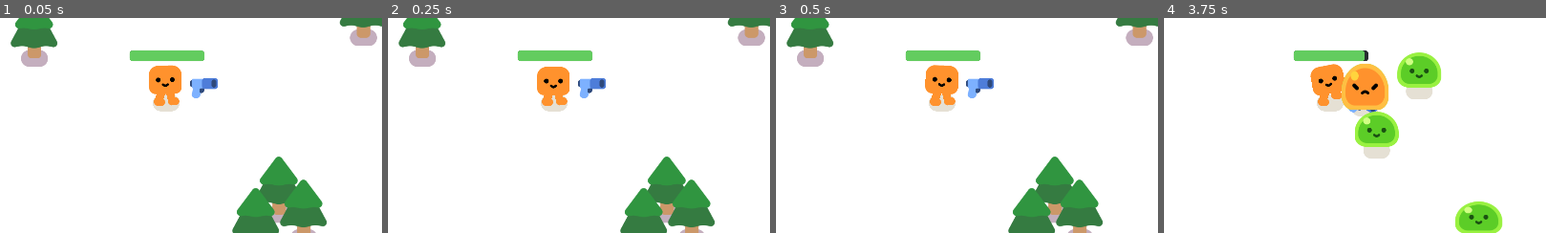
Above: before the commit, frames 1-4 (left to right).
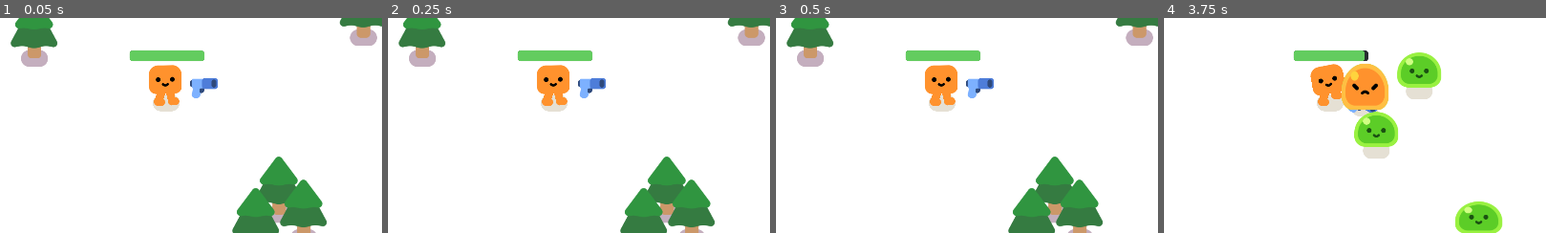
Above: after the commit, the same moments.

Repository: cottondell/shoot-em-up-game
Game: Godot game, scene res://game.tscn
Two runs of this game, one before a commit and one after it. Both use one fixed random seed, a clock stepped at 60 frames per second and the inputs below.
Inputs:
- Up to frame 1 (0.05 s): no input
- Up to frame 2 (0.25 s): no input
- Up to frame 3 (0.5 s): no input
- Up to frame 4 (3.75 s): tap Enter at 0.5 s; hold W (move_up) 0.53-2.03 s; hold A (move_left) 2.03-3.53 s; hold S (move_down) from 3.53 s (still down)
The pictures show only the part of the screen within x 28-78%, y 30-80%; the shares and areas given below are measured in that part.

The runs differ from the first frame. In frame 1, less than 0.1% of the frame differs, in the area x 39-48%, y 21-36%; in frame 2, 0.2%; in frame 3, 0.1%; in frame 4, 0.2%.

Commit message:
Added state to player animation control & gun flipping

Diff:
--- a/gun.gd
+++ b/gun.gd
@@ -1,11 +1,13 @@
 extends Area2D
 
-var target: Mob
-@onready var normal_gun_visuals_scale_y = %Pistol.scale.y
+@onready var facing_right_visual_scale_y = %Pistol.scale.y
+
+var target: Node2D
+var is_facing_right: bool = true
 
 func _physics_process(delta: float) -> void:
 	if aim_at_target():
-		fix_visuals_orientation()
+		fix_visual_orientation()
 
 func get_closest_enemy() -> Node2D:
 	var enemies_in_range: Array[Node2D] = get_overlapping_bodies()
@@ -50,11 +52,23 @@
 
 	return true
 
-func fix_visuals_orientation():
-	if abs(rotation) > PI / 2:
-		%Pistol.scale.y = -normal_gun_visuals_scale_y
+func fix_visual_orientation():
+	var new_is_facing_right = abs(rotation) < PI / 2
+
+	# Hasn't changed facing
+	if is_facing_right == new_is_facing_right:
+		return
+
+	# Facing right = set normal scale
+	if new_is_facing_right:
+		%Pistol.scale.y = facing_right_visual_scale_y
+
+	# Facing left = set negative of normal scale
 	else:
-		%Pistol.scale.y = normal_gun_visuals_scale_y
+		%Pistol.scale.y = -facing_right_visual_scale_y
+
+	# Set is_facing_right
+	is_facing_right = new_is_facing_right
 
 func shoot():
 	const BULLET = preload("res://bullet.tscn")
--- a/player.gd
+++ b/player.gd
@@ -1,34 +1,50 @@
 extends CharacterBody2D
 
+# Declare signals
 signal health_depleted
 
-const SPEED: float = 600.0
-const DAMAGE_RATE: float = 5.0
-
+# Stats
+var speed: float = 600.0
+var damage_rate: float = 5.0
 var health: float = 100.0
 
+# State
+var was_walking: bool = false
+
+# Base game-state functions
 func _ready() -> void:
 	%HealthBar.value = health
 
 func _physics_process(delta: float) -> void:
+	update_player_movement()
+	calculate_damage_self(delta)
+
+# Take user input to move player
+func update_player_movement():
 	# Get move input
-	var direction: Vector2 = Input.get_vector("move_left", "move_right", "move_up", "move_down")
+	var direction := Input.get_vector("move_left", "move_right", "move_up", "move_down")
+	var is_walking := direction.length_squared() > 0.0
 
-	# Move player depending on input
-	velocity = direction * SPEED
-	move_and_slide()
+	# Move player if directional input is given
+	if is_walking:
+		velocity = direction * speed
+		move_and_slide()
 
-	# Play correct animation
-	if velocity.length() > 0.0:
-		%HappyBoo.play_walk_animation()
-	else:
+		# Check if player started walking this frame
+		if !was_walking:
+			was_walking = true
+			%HappyBoo.play_walk_animation()
+
+	# Check if player stopped walking this frame
+	elif was_walking:
+		was_walking = false
 		%HappyBoo.play_idle_animation()
 
-	# Deal damage to player
+# Calculate damage that should be applied to player and deal it
+func calculate_damage_self(delta: float):
 	var overlapping_mobs = %HurtBox.get_overlapping_bodies()
-
 	if overlapping_mobs.size() > 0:
-		health -= DAMAGE_RATE * overlapping_mobs.size() * delta
+		health -= damage_rate * overlapping_mobs.size() * delta
 		%HealthBar.value = health
 
 		if health <= 0:
--- a/project.godot
+++ b/project.godot
@@ -98,21 +98,25 @@
 move_left={
 "deadzone": 0.5,
 "events": [Object(InputEventKey,"resource_local_to_scene":false,"resource_name":"","device":-1,"window_id":0,"alt_press …(191 unchanged characters)…
+, Object(InputEventJoypadMotion,"resource_local_to_scene":false,"resource_name":"","device":-1,"axis":0,"axis_value":-1.0,"script":null)
 ]
 }
 move_right={
 "deadzone": 0.5,
 "events": [Object(InputEventKey,"resource_local_to_scene":false,"resource_name":"","device":-1,"window_id":0,"alt_press …(192 unchanged characters)…
+, Object(InputEventJoypadMotion,"resource_local_to_scene":false,"resource_name":"","device":-1,"axis":0,"axis_value":1.0,"script":null)
 ]
 }
 move_up={
 "deadzone": 0.5,
 "events": [Object(InputEventKey,"resource_local_to_scene":false,"resource_name":"","device":-1,"window_id":0,"alt_press …(192 unchanged characters)…
+, Object(InputEventJoypadMotion,"resource_local_to_scene":false,"resource_name":"","device":-1,"axis":1,"axis_value":-1.0,"script":null)
 ]
 }
 move_down={
 "deadzone": 0.5,
 "events": [Object(InputEventKey,"resource_local_to_scene":false,"resource_name":"","device":-1,"window_id":0,"alt_press …(192 unchanged characters)…
+, Object(InputEventJoypadMotion,"resource_local_to_scene":false,"resource_name":"","device":-1,"axis":1,"axis_value":1.0,"script":null)
 ]
 }
 
Not shown, changed: README.md
